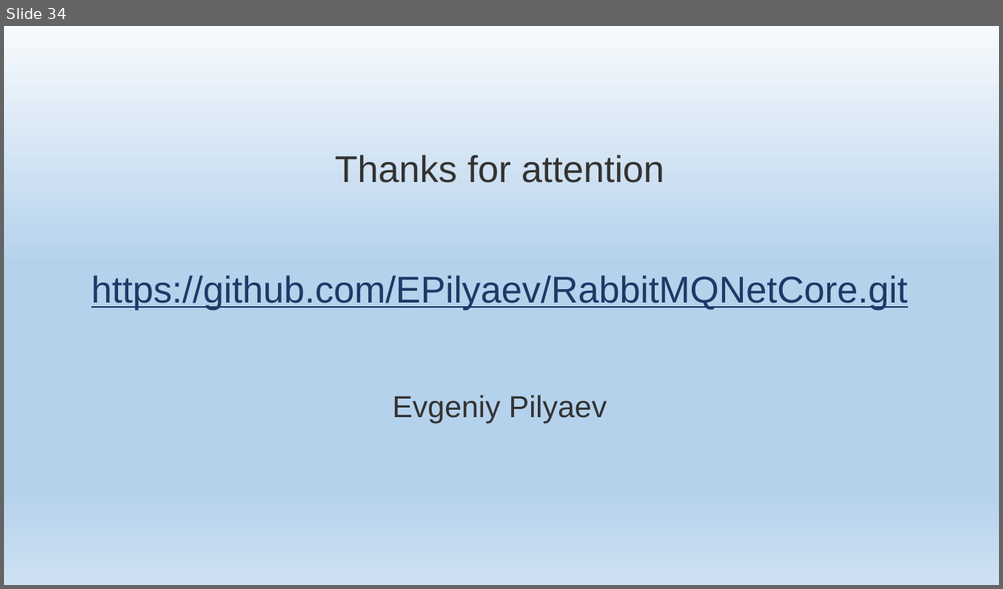
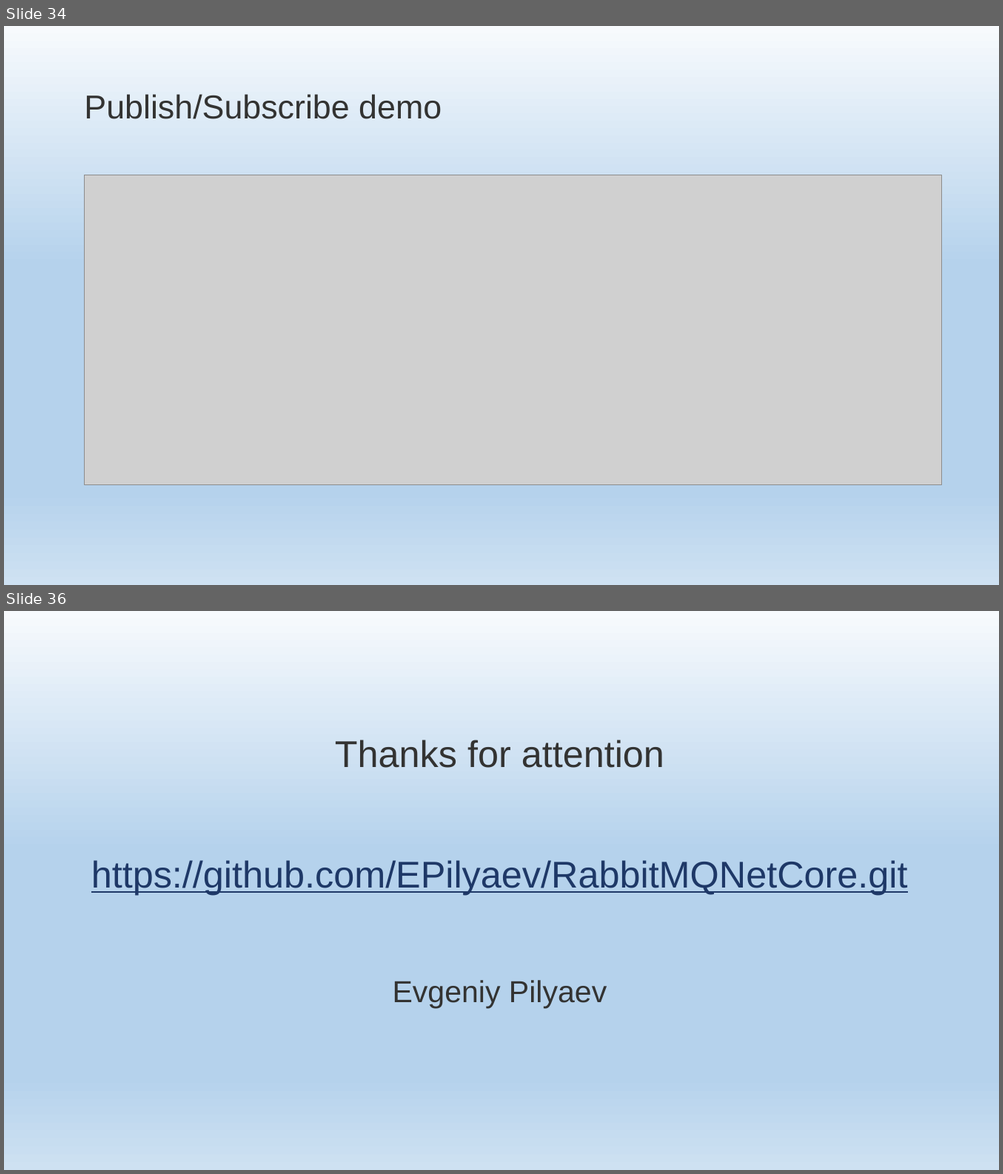
Before and after one commit to EPilyaev/RabbitMQNetCore, a slide deck: RabbitMQNetCore.pptm. Shown one above the other, each under a label of ours: slide 34 before the commit, slides 34 and 36 after it; the slides between them are not shown. The pictures are 1003x589 and 1003x1174 pixels, drawn with LibreOffice and Linux fonts; fonts in the diff are those of the drawing; grey boxes stand for pictures; background and template pictures are left out. Boxes give left, top, right and bottom in pixels: in the first picture for what was removed or moved away, otherwise in the second. Text is boxed around its words. In the diff, an @@ line names an element or a change of style, - is before the commit and + after.

Commit message:
Add publish/subscribe demo

```diff
--- a/RabbitMQNetCore.pptm
+++ b/RabbitMQNetCore.pptm
@@ slide 34 added at (x1=4, y1=26, x2=999, y2=585), background gradient #F7FAFD to #B5D2EC to #CEE1F2 @@
@@ title added at (x1=84, y1=94, x2=441, y2=119), 48 pt, text #333332 @@
+Publish/Subscribe demo
@@ picture added at (x1=84, y1=175, x2=941, y2=486) @@
@@ what was slide 34 is now slide 36 @@
```
Also in this commit, not shown: 1 slide changed, 1 other slide added.
